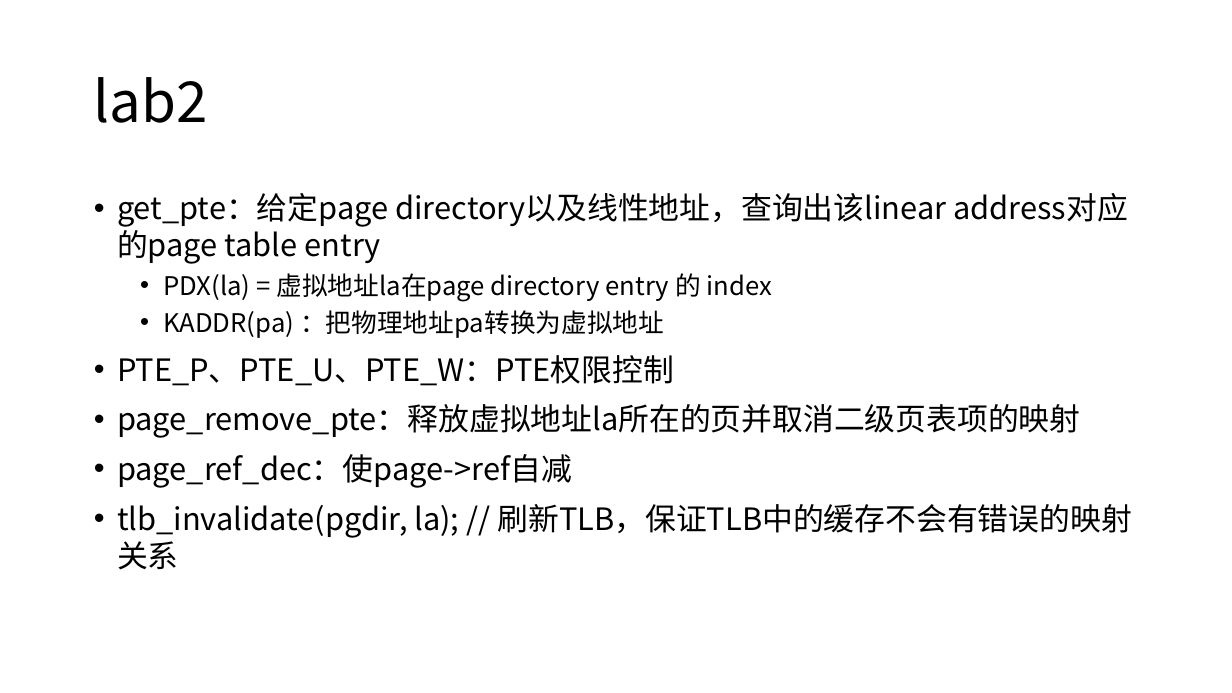
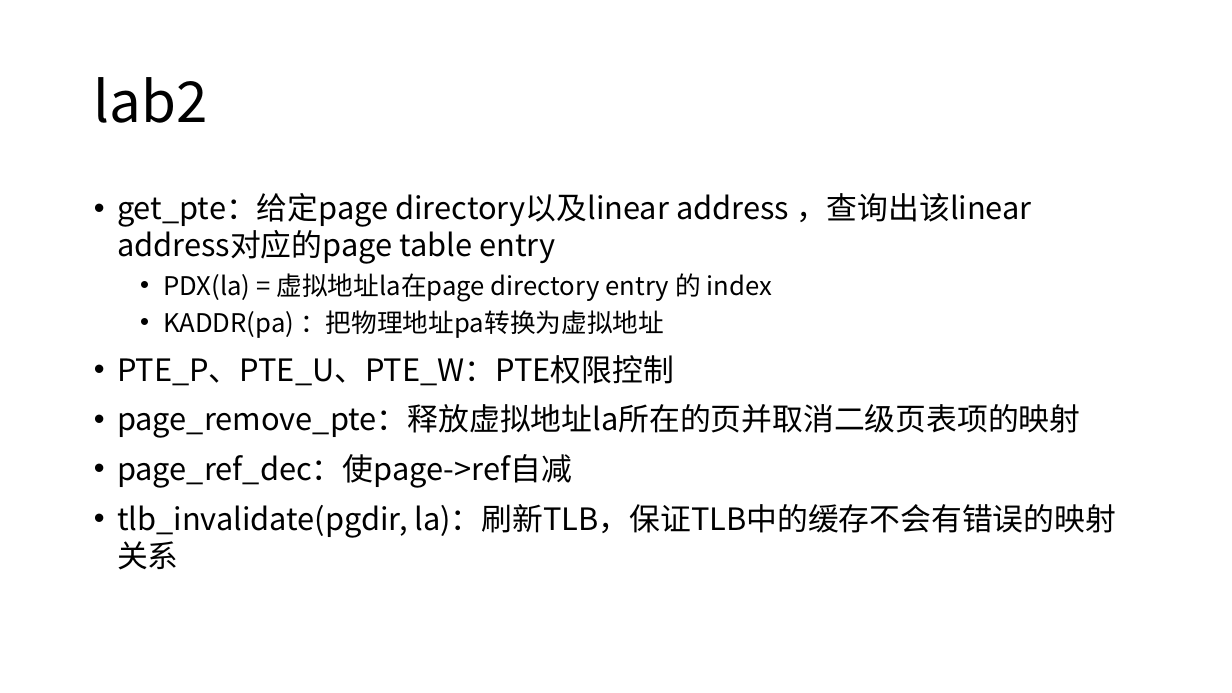
Before and after one commit to yuhao0102/aos_readlist, a slide deck: slide 9 of Project Proposal.pptx. Drawn at 1232x693 pixels with LibreOffice and Linux fonts; fonts in the diff are those of the drawing. Boxes give left, top, right and bottom in pixels: in the first picture for what was removed or moved away, otherwise in the second. Text is boxed around its words. In the diff, an @@ line names an element or a change of style, - is before the commit and + after.

```diff
--- a/Project Proposal.pptx
+++ b/Project Proposal.pptx
@@ text at (117, 193, 1032, 264): text changed @@
-• get_pte：给定page directory以及线性地址，查询出该linear address对应的page table entry
+• get_pte：给定page directory以及linear address ，查询出该linear address对应的page table entry
@@ text at (117, 504, 1116, 538): text changed @@
-• tlb_invalidate(pgdir, la); // 刷新TLB，保证TLB中的缓存不会有错误的映射关系
+• tlb_invalidate(pgdir, la)：刷新TLB，保证TLB中的缓存不会有错误的映射关系
```
Also in this commit, not shown: 9 other slides changed, 1 slide added, 6 other files.
